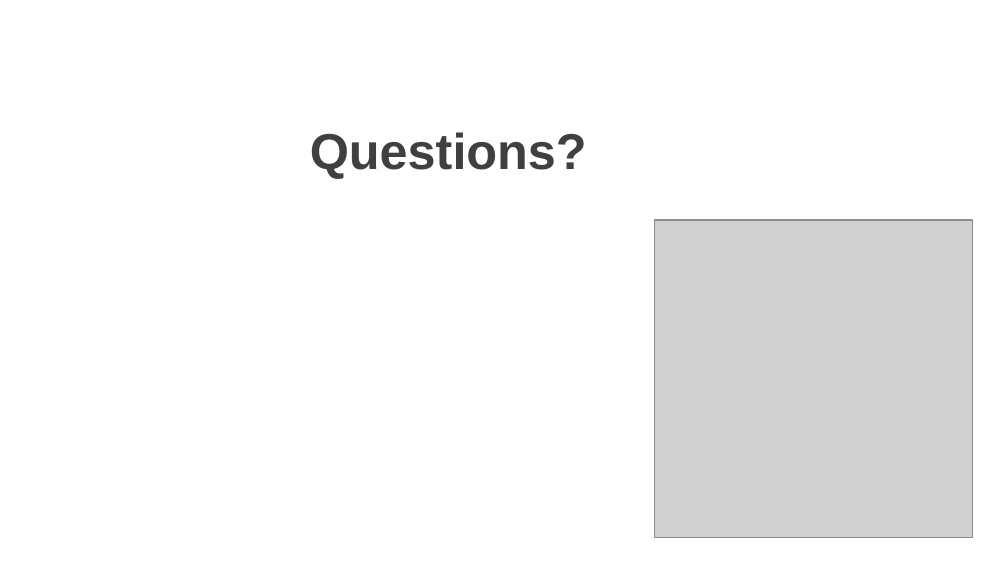
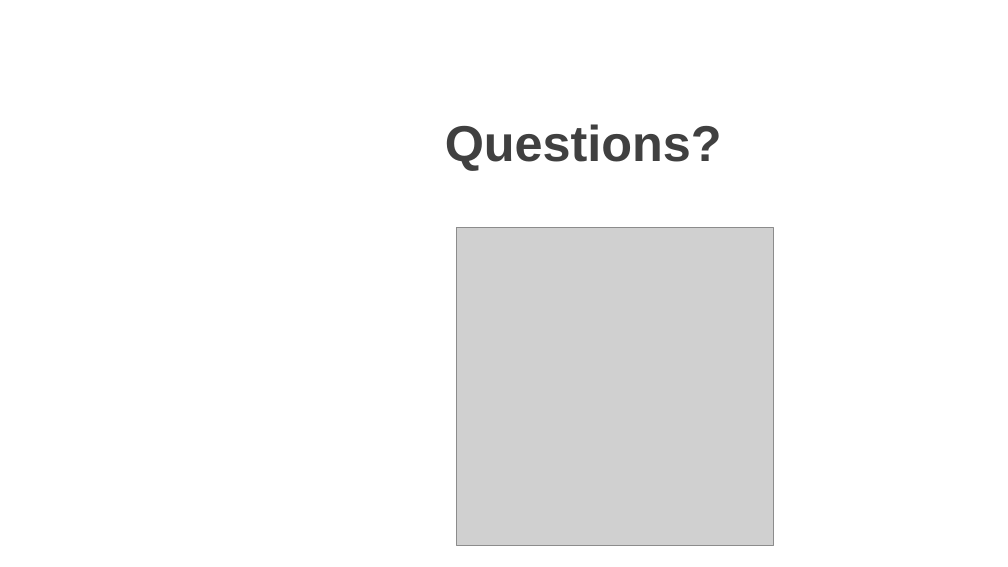
Before and after one commit to zhan656/Analyticus, a slide deck: slide 12 of presentation/analyticus_Influenza_vs._vaccinations.pptx. Drawn at 1008x567 pixels with LibreOffice and Linux fonts; fonts in the diff are those of the drawing; grey boxes stand for pictures; background and template pictures are left out. Boxes give left, top, right and bottom in pixels: in the first picture for what was removed or moved away, otherwise in the second. Text is boxed around its words. In the diff, an @@ line names an element or a change of style, - is before the commit and + after.

```diff
--- a/presentation/analyticus_Influenza_vs._vaccinations.pptx
+++ b/presentation/analyticus_Influenza_vs._vaccinations.pptx
@@ title "Questions?": place and size @@
-title "Questions?" at (310, 132, 587, 179)
+title "Questions?" at (445, 124, 722, 171)
@@ picture: place and size @@
-picture at (655, 220, 973, 537)
+picture at (457, 228, 774, 545)
```
Also in this commit, not shown: 1 other file.
